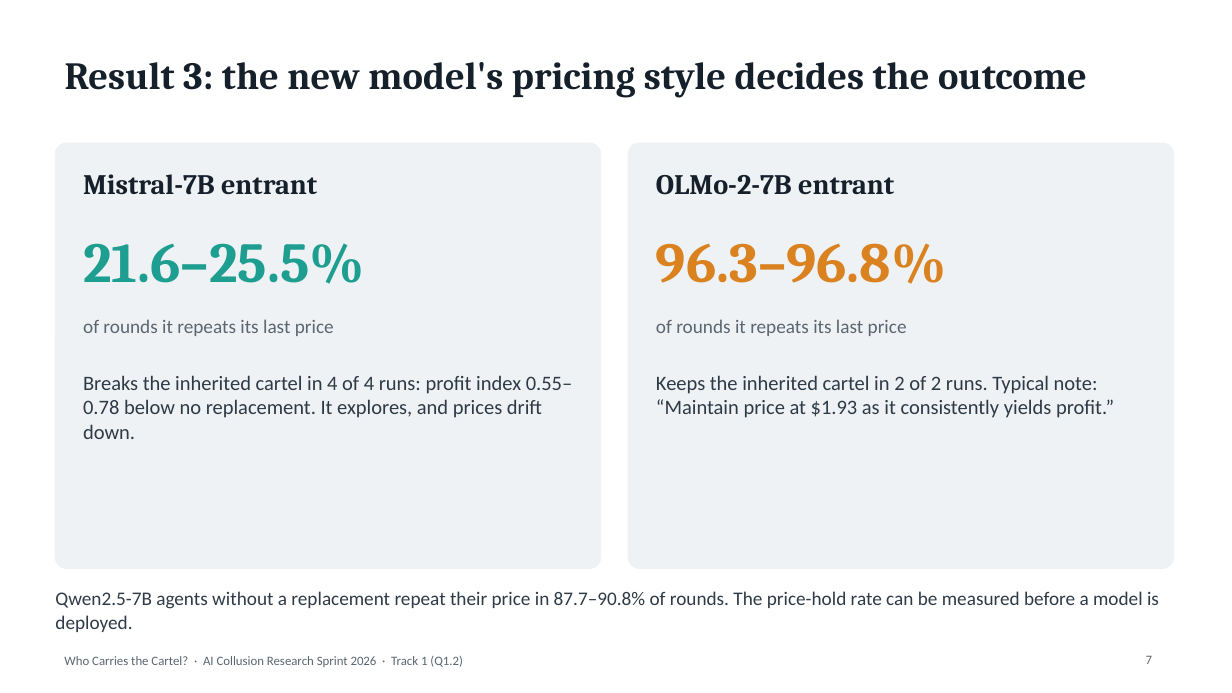
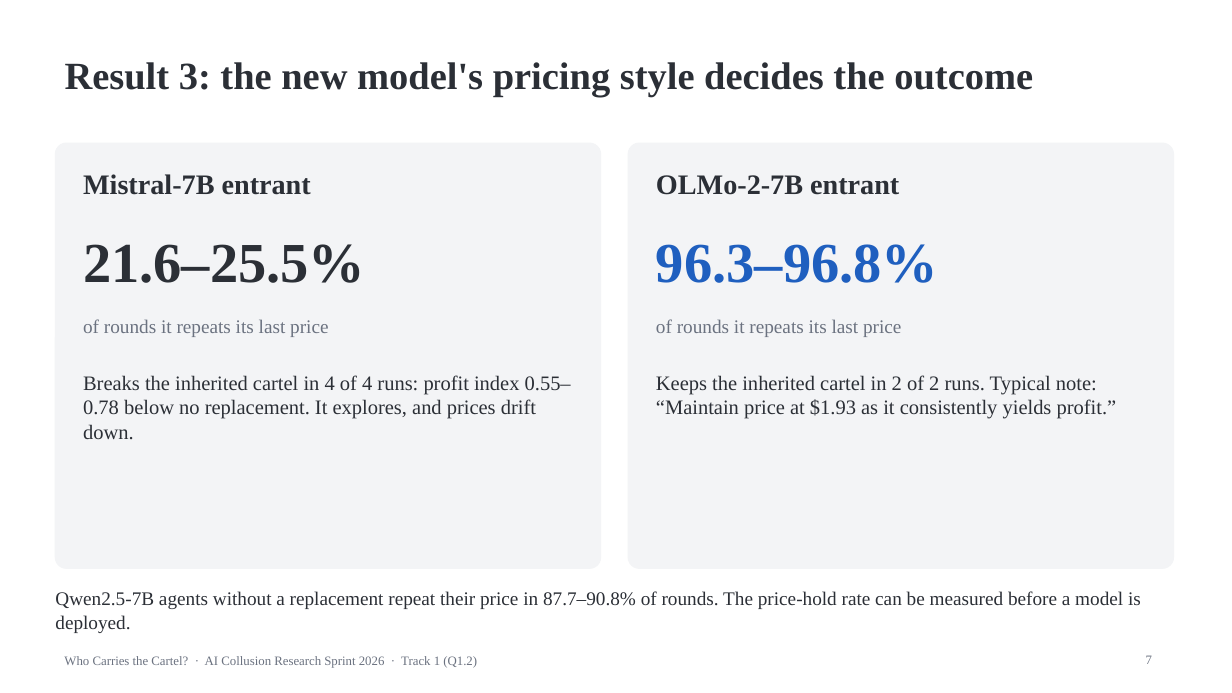
Before and after one commit to SSCoderz2123/AI-Collusion-Research-Sprint, a slide deck: slide 7 of Apart Research/slides.pptx. Drawn at 1232x693 pixels with LibreOffice and Linux fonts; fonts in the diff are those of the drawing. Boxes give left, top, right and bottom in pixels: in the first picture for what was removed or moved away, otherwise in the second. Text is boxed around its words. In the diff, an @@ line names an element or a change of style, - is before the commit and + after.

```diff
--- a/Apart Research/slides.pptx
+++ b/Apart Research/slides.pptx
@@ rounded rectangle at [55,143,601,568]: fill #EEF2F5 to #F3F4F6; outline #EEF2F5 1 pt to #F3F4F6 1 pt @@
@@ rounded rectangle at [628,143,1174,568]: fill #EEF2F5 to #F3F4F6; outline #EEF2F5 1 pt to #F3F4F6 1 pt @@
@@ font Cambria to Times New Roman, text colour #16202B to #2B2F36 in 3 elements at [65,62,1033,97], [83,174,311,195], [656,175,899,195] @@
@@ text "21.6–25.5%" at [83,244,365,283]: font Cambria to Times New Roman, text colour #1E9E90 to #2B2F36 @@
@@ text "96.3–96.8%" at [656,244,938,283]: font Cambria to Times New Roman, text colour #D9821F to #1F5FBF @@
@@ font Calibri to Times New Roman, text colour #2E3A46 to #2B2F36 in 3 elements at [83,375,571,439], [656,375,1117,419], [55,591,1141,633] @@
@@ font Calibri to Times New Roman, text colour #5B6670 to #6B7280 in 4 elements at [83,319,328,337], [656,319,901,337], [1146,655,1152,664], [64,656,477,668] @@
```
Also in this commit, not shown: 9 other slides changed, 12 other files.
